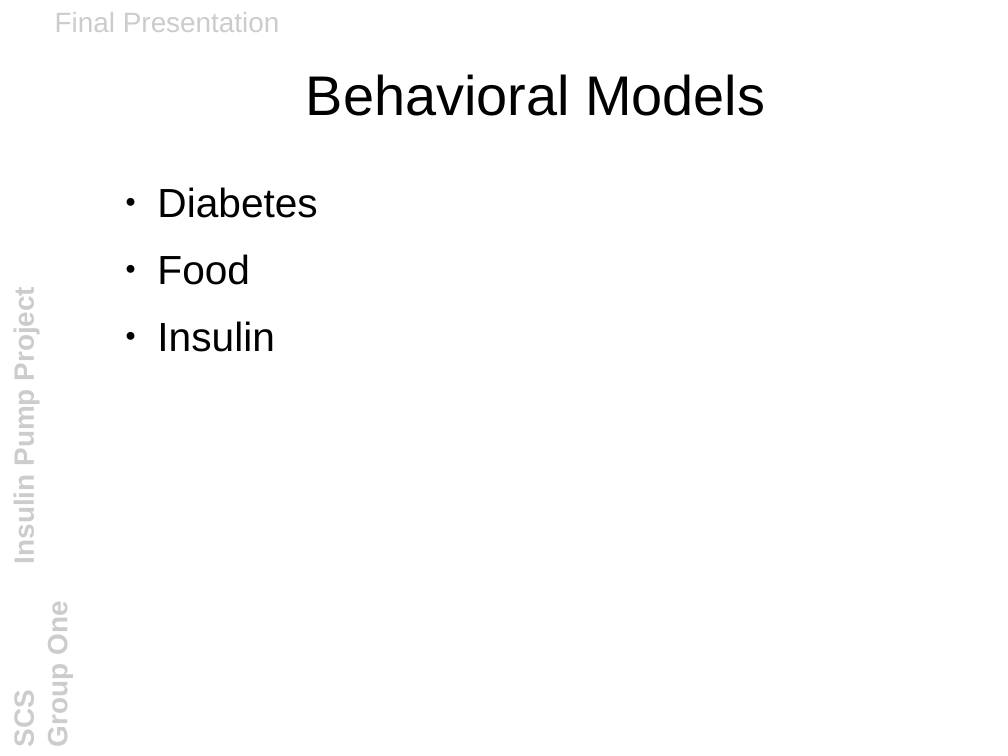
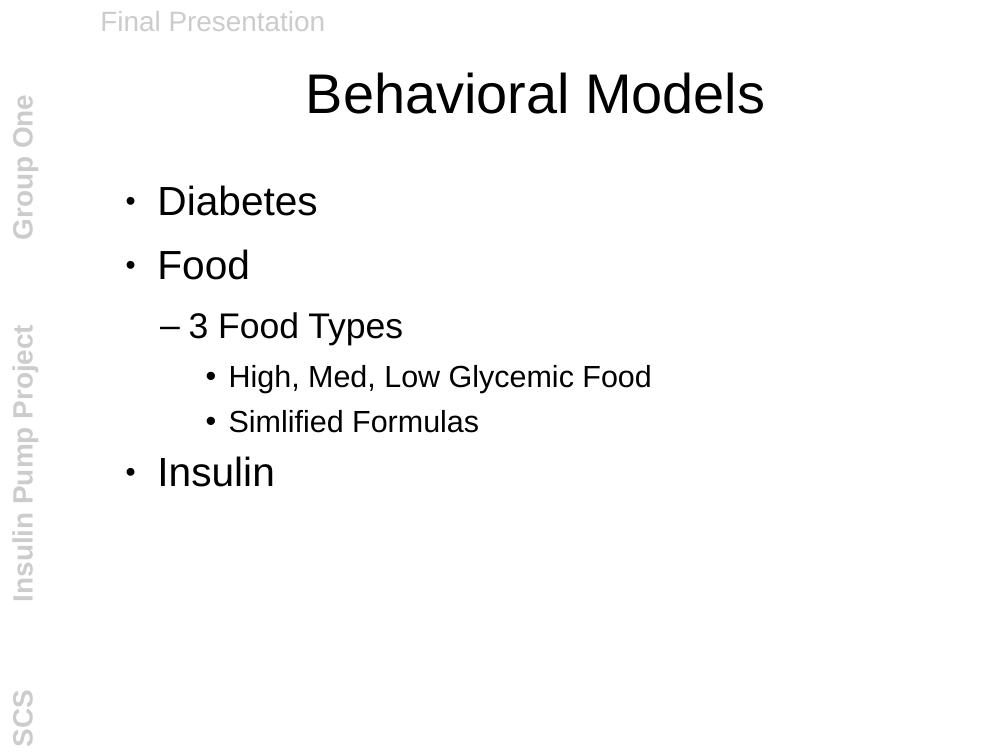
Before and after one commit to lan666asr9tt5n/mrsunjava6, a slide deck: slide 5 of documentation/other_files/final_presentation.odp. Drawn at 1008x756 pixels with LibreOffice and Linux fonts; fonts in the diff are those of the drawing; background and template pictures are left out. Boxes give left, top, right and bottom in pixels: in the first picture for what was removed or moved away, otherwise in the second. Text is boxed around its words. In the diff, an @@ line names an element or a change of style, - is before the commit and + after.

```diff
--- a/documentation/other_files/final_presentation.odp
+++ b/documentation/other_files/final_presentation.odp
@@ line spacing 1 to 0.93 in 3 elements at <box>7,100,38,746</box>, <box>306,72,765,114</box>, <box>100,11,326,31</box> @@
@@ text "Final Presentation": place and size @@
-text "Final Presentation" at <box>55,12,280,32</box>
+text "Final Presentation" at <box>100,11,326,31</box>
@@ text at <box>157,185,317,487</box>: line spacing 1 to 0.93 @@
@@ text at <box>189,312,651,433</box>: paragraphs added @@
+  – 3 Food Types
+    • High, Med, Low Glycemic Food
+    • Simlified Formulas
```
Also in this commit, not shown: 8 other slides changed, 1 slide added, 1 other file.
